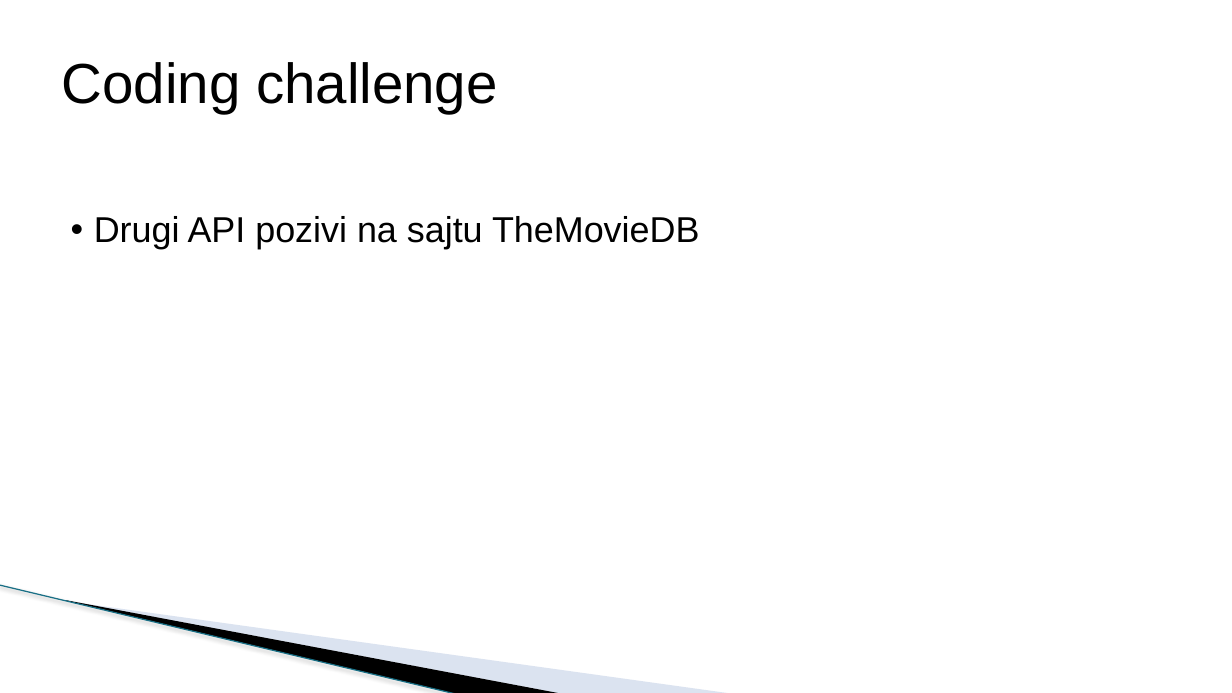
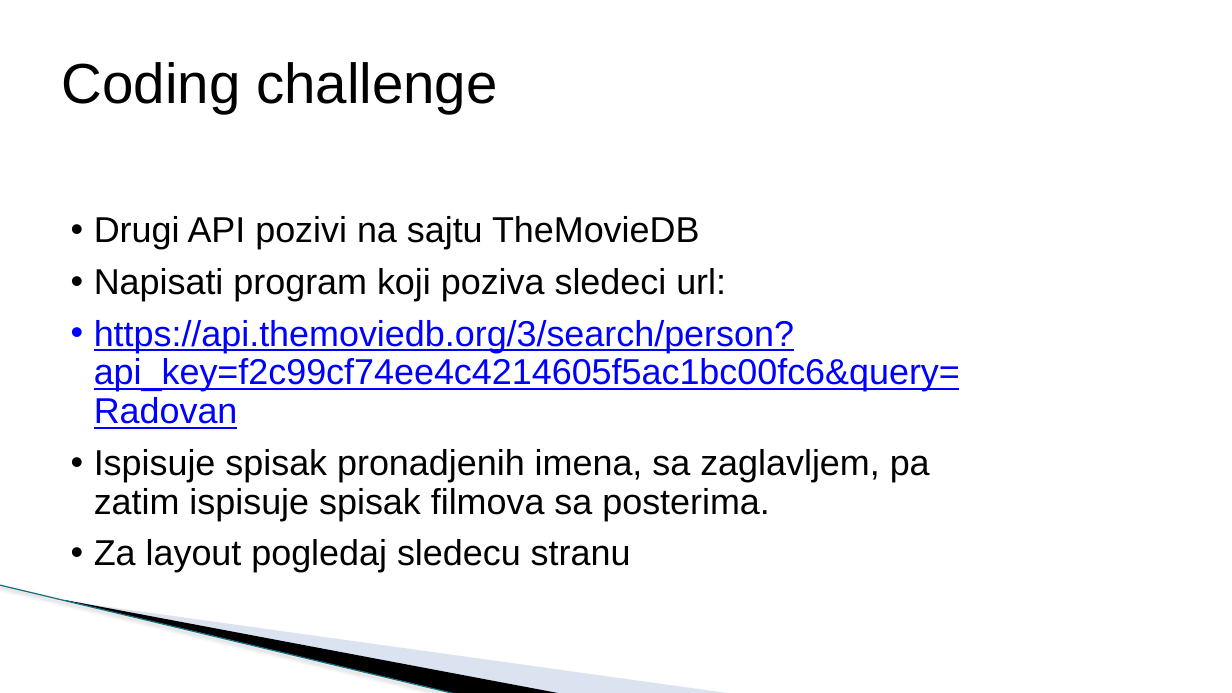
Before and after one commit to todalexcode/kurs-front-end, a slide deck: slide 5 of sesija-27/PPT/Front-End Developer-27.pptx. Drawn at 1232x693 pixels with LibreOffice and Linux fonts; fonts in the diff are those of the drawing; background and template pictures are left out. Boxes give left, top, right and bottom in pixels: in the first picture for what was removed or moved away, otherwise in the second. Text is boxed around its words. In the diff, an @@ line names an element or a change of style, - is before the commit and + after.

Commit message:
ppt change

```diff
--- a/sesija-27/PPT/Front-End Developer-27.pptx
+++ b/sesija-27/PPT/Front-End Developer-27.pptx
@@ text at (x1=94, y1=268, x2=960, y2=572): paragraphs added @@
+• Napisati program koji poziva sledeci url:
+• https://api.themoviedb.org/3/search/person?api_key=f2c99cf74ee4c4214605f5ac1bc00fc6&query=Radovan
+• Ispisuje spisak pronadjenih imena, sa zaglavljem, pa zatim ispisuje spisak filmova sa posterima.
+• Za layout pogledaj sledecu stranu
```
Also in this commit, not shown: 1 slide added.
